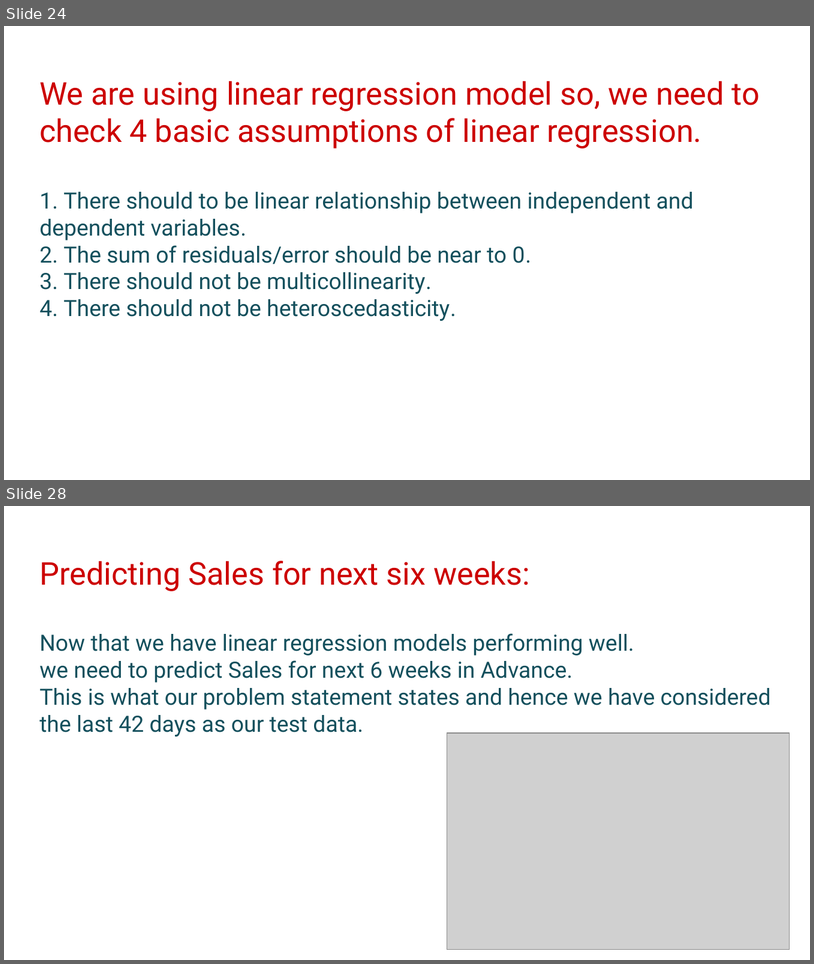
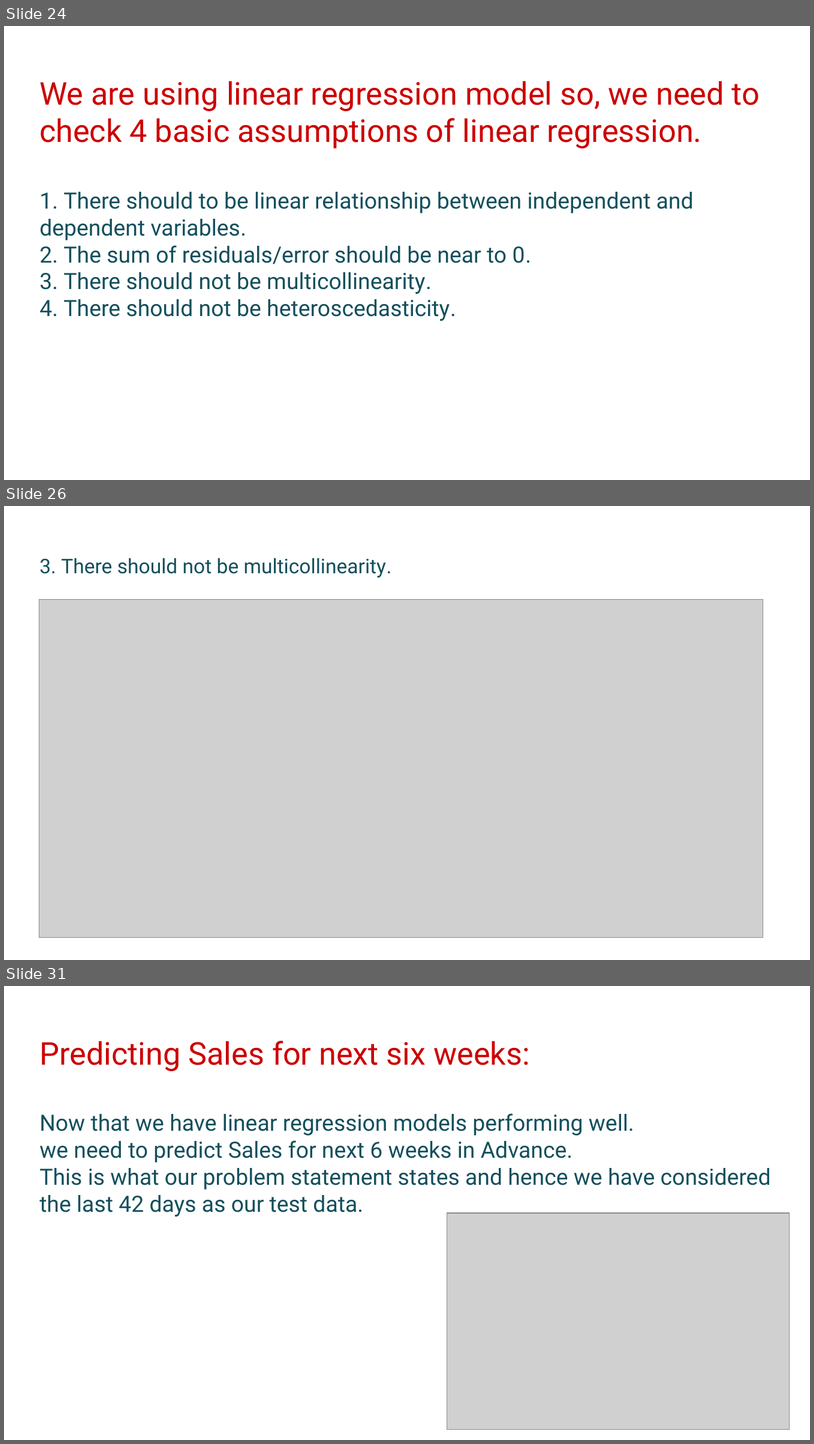
Before and after one commit to hrithikwel8/Rossmann_Sales_Prediction, a slide deck: Rossmann_Sales_Prediction_ppt.pptx. Shown one above the other, each under a label of ours: slides 24 and 28 before the commit, slides 24, 26 and 31 after it; the slides between them are not shown. The pictures are 814x964 and 814x1444 pixels, drawn with LibreOffice and Linux fonts; fonts in the diff are those of the drawing; grey boxes stand for pictures; background and template pictures are left out. Boxes give left, top, right and bottom in pixels: in the first picture for what was removed or moved away, otherwise in the second. Text is boxed around its words. In the diff, an @@ line names an element or a change of style, - is before the commit and + after.

```diff
--- a/Rossmann_Sales_Prediction_ppt.pptx
+++ b/Rossmann_Sales_Prediction_ppt.pptx
@@ slide 26 added at (x1=4, y1=506, x2=810, y2=960), background #FFFFFF @@
@@ title added at (x1=39, y1=558, x2=392, y2=577), 18 pt, text #134F5C @@
+3. There should not be multicollinearity.
@@ picture added at (x1=39, y1=600, x2=763, y2=937) @@
@@ what was slide 28 is now slide 31 @@
```
Also in this commit, not shown: 3 slides changed, 6 other slides added, 3 slides removed.
